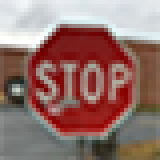
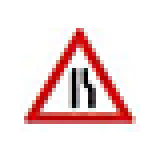
Layers edited between the first and the second 160x160 image:
hid "my_stop_sign2_0014" over [0, 0, 160, 160]
showed "german_road_signs_12", painted on it over [0, 12, 160, 152]
